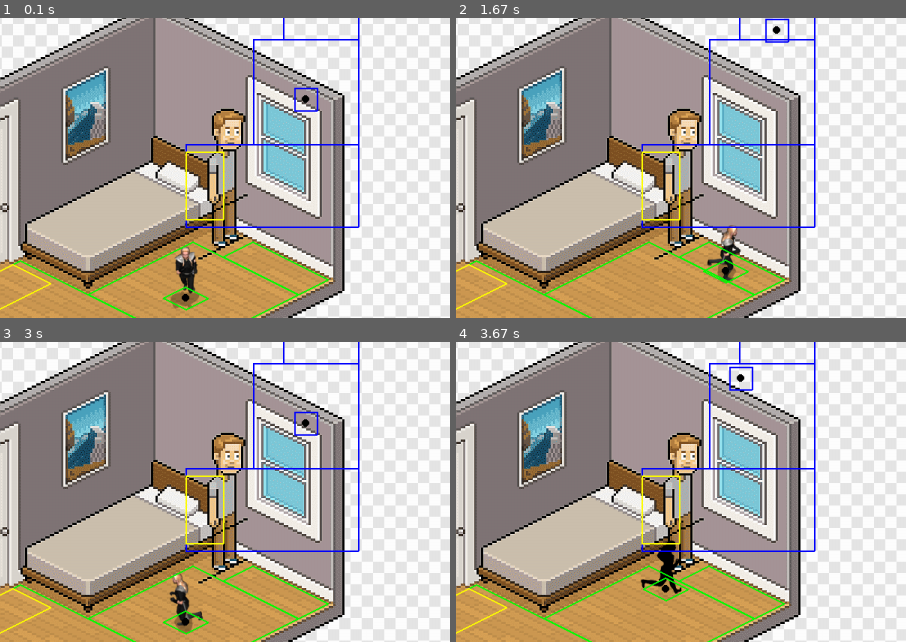
Above: before the commit, frames 1-4 (two rows, left to right).
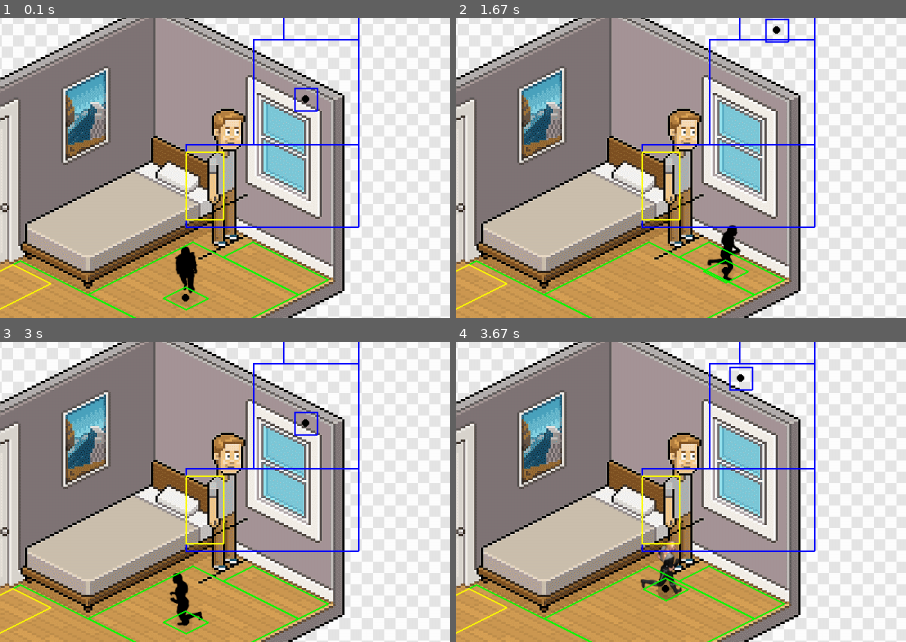
Above: after the commit, the same moments.

Repository: moises-dias/pygame-learning
Game: pygame game, started from main.py
The game is run twice, just before and just after one commit, with the same random seed, the same clock (stepped at 60 frames per second) and the same inputs.
Inputs:
- Up to frame 1 (0.1 s): no input
- Up to frame 2 (1.67 s): hold Right 0.33-0.8 s; hold Up 0.83-1.13 s; hold Right 1.17-1.63 s
- Up to frame 3 (3 s): hold Left 1.67-2.2 s; hold Down 2.23-2.53 s; hold Left 2.57-2.97 s
- Up to frame 4 (3.67 s): hold Up 3-3.37 s; hold Right from 3.4 s (still down)
The pictures show only the part of the screen within x 24-74%, y 6-56%; the shares and areas given below are measured in that part.

The runs differ from the first frame. In frame 1, 0.5% of the frame differs, in the area x 38-45%, y 76-97%; in frame 2, 0.4%; in frame 3, 0.4%; in frame 4, 0.5%.

Commit message:
change player sprite

Diff:
--- a/player_sprite.py
+++ b/player_sprite.py
@@ -35,7 +35,7 @@
         cropped_image = self.sprite_sheet.subsurface(
             (
                 self.current_frame * self.frame_w,
-                (self.direction_dict_sprite[self.direction] * self.frame_h) + (8 * self.walking * self.frame_h),
+                (self.direction_dict_sprite[self.direction] * self.frame_h) + (8 * (1 - self.walking) * self.frame_h),
                 self.frame_w,
                 self.frame_h
             )
